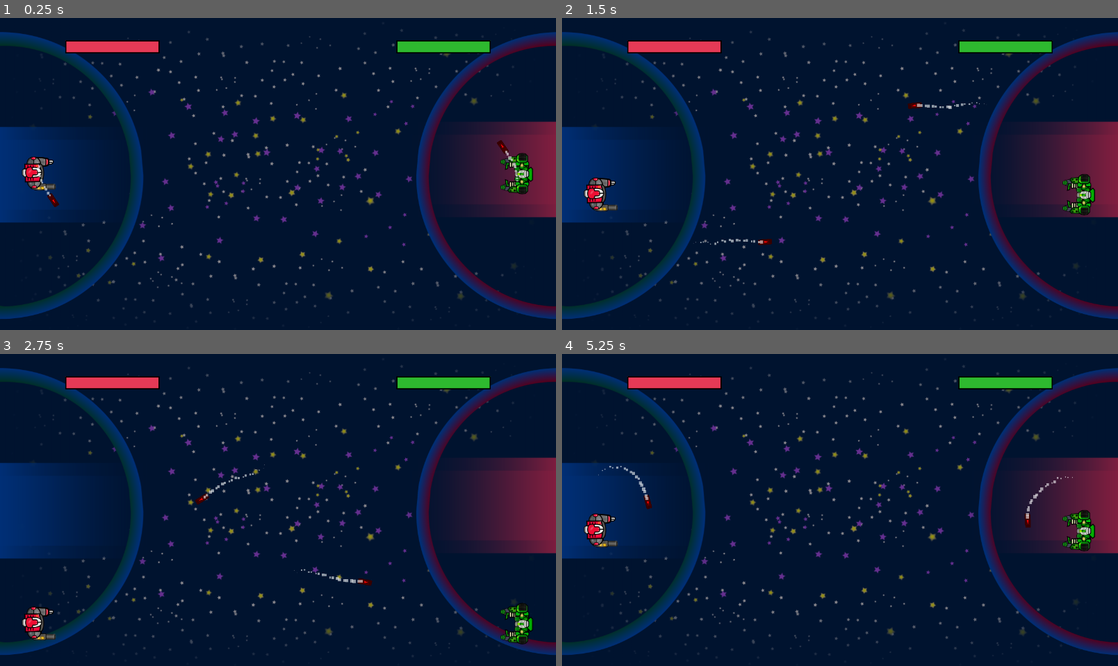
Above: before the commit, frames 1-4 (two rows, left to right).
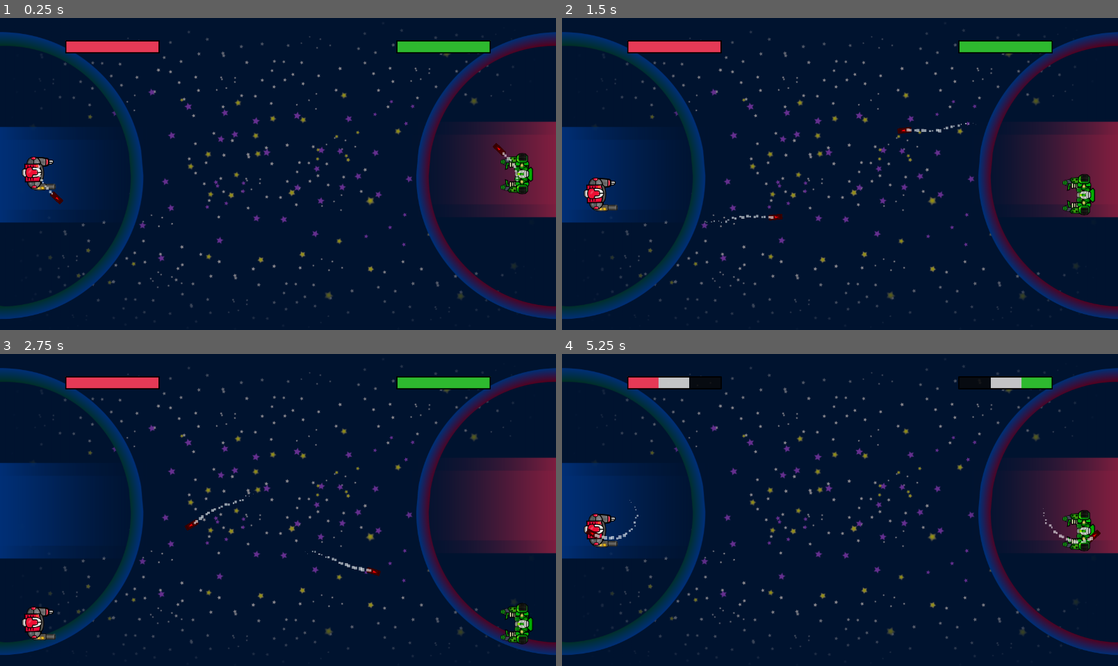
Above: after the commit, the same moments.

Repository: fivemoreminix/mechtoid
Game: Godot game, scene res://assets/scenes/Game.tscn
Same seed, same stepped clock (60 frames per second), same inputs: the game is played once before the commit and once after it. The engine's default icon, where the game draws it, is replaced by a stand-in: a white triangle on a blue panel in a dark square.
Inputs:
- Up to frame 1 (0.25 s): no input
- Up to frame 2 (1.5 s): hold D (right) 0.53-1.28 s; tap Space (shield) at 0.6, 1.35 s; hold S (down) from 1.28 s (still down)
- Up to frame 3 (2.75 s): release S (down) at 2.03 s; hold D (right) from 2.03 s (still down); tap Space (shield) at 2.1 s
- Up to frame 4 (5.25 s): release D (right) at 2.78 s; hold W (up) 2.78-3.53 s; tap Space (shield) every 0.75 s from 2.85 to 5.1 s; hold A (left) 3.53-5.03 s; hold S (down) from 5.03 s (still down)

The runs differ from the first frame. In frame 1, 0.2% of the frame differs, in the area x 6-94%, y 39-61%; in frame 2, 0.4%; in frame 3, 0.4%; in frame 4, 1.2%, in the area x 4-97%, y 7-61%.

Commit message:
Fixed two bugs with missiles

Diff:
--- a/assets/scenes/Game.tscn
+++ b/assets/scenes/Game.tscn
@@ -20,7 +20,6 @@
 position = Vector2( 90, 360 )
 collision_mask = 12
 kind = "Human"
-max_health = 300.0
 
 [node name="LeftPlayer2" parent="." instance=ExtResource( 1 )]
 position = Vector2( 1190, 360 )
--- a/assets/scripts/human_missile.gd
+++ b/assets/scripts/human_missile.gd
@@ -3,7 +3,7 @@
 const TWO_PI = 2.0 * PI
 
 const speed = 300
-const turn_speed = 2
+const turn_speed = 3
 const max_bounces = 3
 
 var bounces = 0
@@ -25,7 +25,8 @@
 # get_damage() returns a number between 0.0 and 1.0 determining how much
 # damage the missile should do.
 func get_damage() -> float:
-	return (bounces / float(max_bounces)) * 1.0
+	# + 1 because if it hasn't bounced it must still do damage
+	return (bounces / float(max_bounces) + 1)
 
 
 func can_deflect() -> bool:
--- a/assets/scripts/missile.gd
+++ b/assets/scripts/missile.gd
@@ -11,8 +11,6 @@
 
 export var inner_missile_scene: PackedScene setget set_inner_scene
 onready var inner: Node
-
-export var damage = 150
 
 func set_inner_scene(scn: PackedScene) -> void:
 	inner_missile_scene = scn
@@ -28,7 +26,7 @@
 # Not necessarily the parent of this node.
 var owning_node: Node setget set_owner, get_owner
 # direction is global and normalized.
-var target_node: Node setget set_target
+var target_node: Node setget set_target, get_target
 
 
 func set_owner(new: Node) -> void:
@@ -39,6 +37,9 @@
 
 func set_target(new: Node) -> void:
 	target_node = new
+
+func get_target() -> Node:
+	return target_node
 
 
 func _ready() -> void:
@@ -52,7 +53,7 @@
 
 # Returns an amount of damage from 0.0 to 1.0
 func get_damage() -> float:
-	return inner.get_damage() * damage
+	return inner.get_damage()
 
 
 # Returns if the missile agrees to being deflected
--- a/assets/scripts/player_controller.gd
+++ b/assets/scripts/player_controller.gd
@@ -113,8 +113,8 @@
 func _on_area_entered(area):
 	if area.is_in_group("boundary"):
 		on_boundary(area, true)
-	elif area.is_in_group("missile"):
-		apply_damage(area.get_damage())
+	elif area.is_in_group("missile") and (area.get_owner() != self or area.get_target() == self):
+		apply_damage(int(area.get_damage() * 100.0))
 
 
 func _on_Player_area_exited(area):
